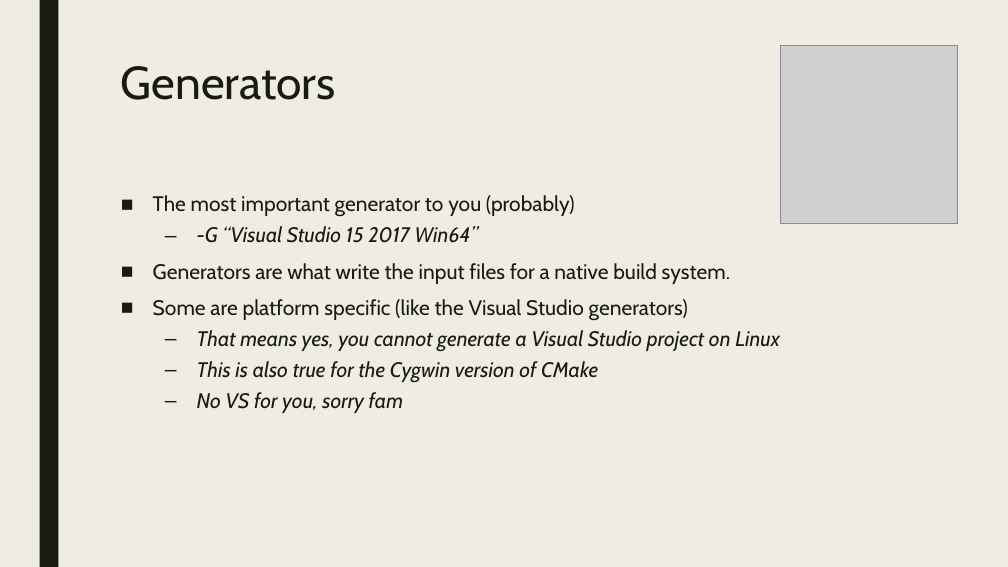
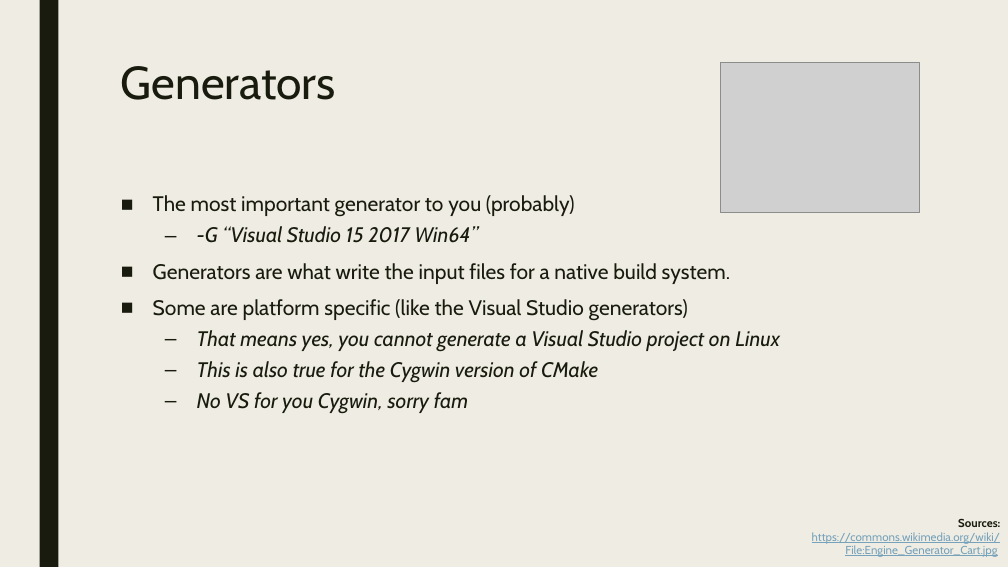
Before and after one commit to playmer/CMakePresentation, a slide deck: slide 19 of PreBuild Systems.pptx. Drawn at 1008x567 pixels with LibreOffice and Linux fonts; fonts in the diff are those of the drawing; grey boxes stand for pictures. Boxes give left, top, right and bottom in pixels: in the first picture for what was removed or moved away, otherwise in the second. Text is boxed around its words. In the diff, an @@ line names an element or a change of style, - is before the commit and + after.

```diff
--- a/PreBuild Systems.pptx
+++ b/PreBuild Systems.pptx
@@ picture: place and size @@
-picture at [780, 46, 957, 223]
+picture at [721, 63, 920, 212]
@@ text at [197, 392, 468, 414]: text changed @@
-  – No VS for you, sorry fam
+  – No VS for you Cygwin, sorry fam
@@ text added at [812, 518, 1000, 557], 11 pt, text #77A2BB, underline @@
+Sources:
+https://commons.wikimedia.org/wiki/File:Engine_Generator_Cart.jpg
```
Also in this commit, not shown: 12 other slides changed.
